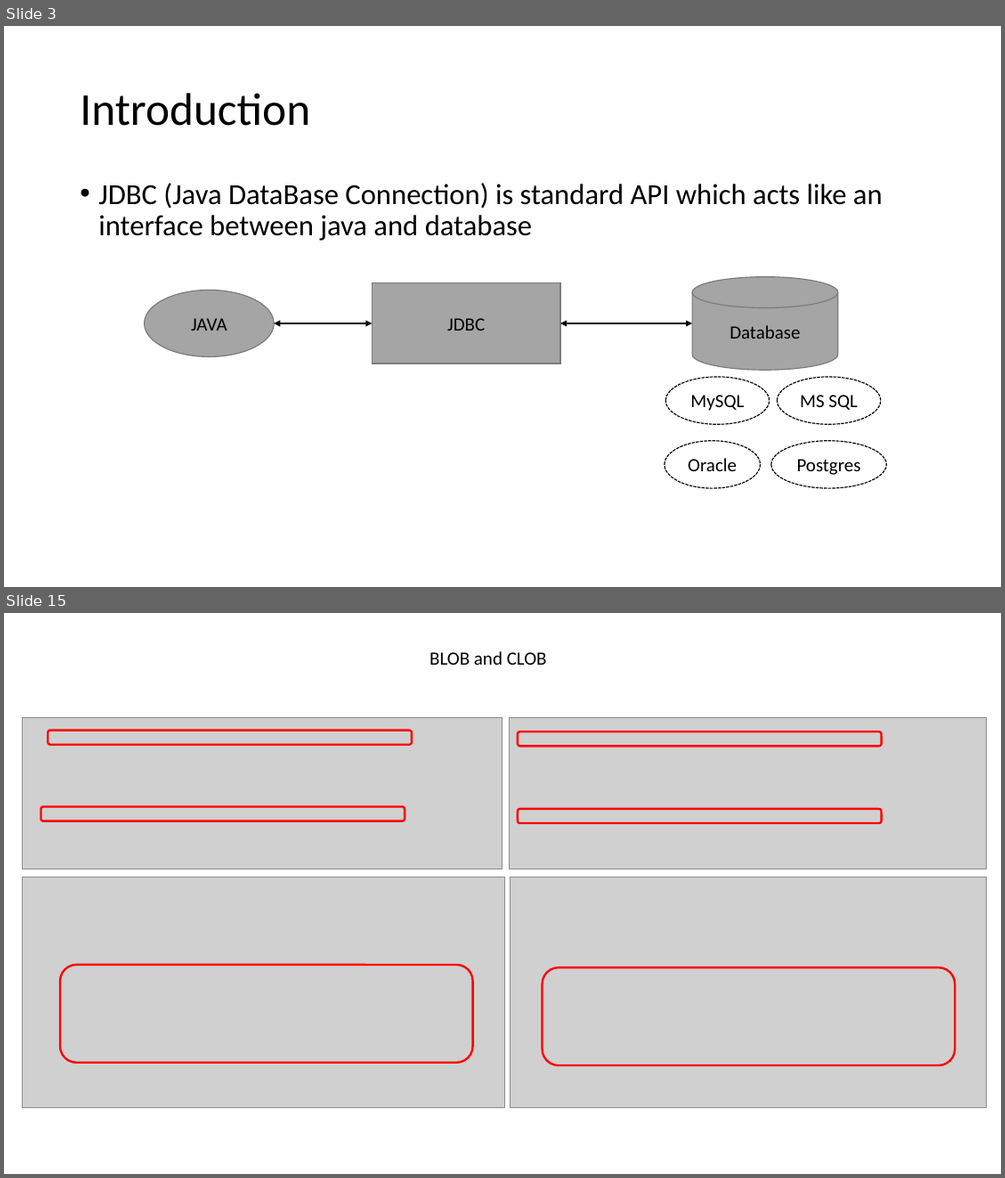
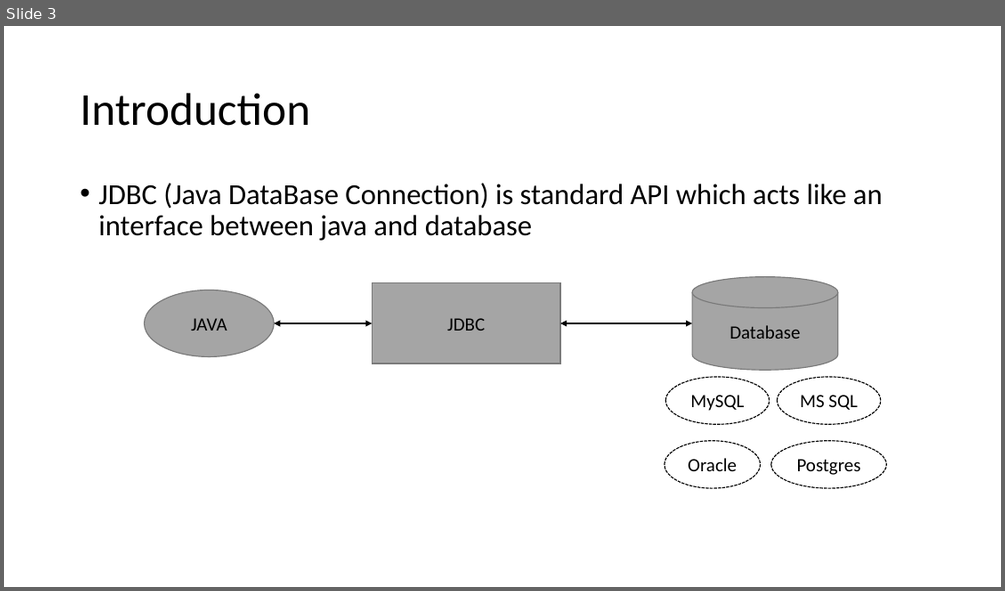
Before and after one commit to psp2108/JDBC_demo, a slide deck: JDBC_PPT/JDBC.pptx. Shown one above the other, each under a label of ours: slides 3 and 15 before the commit, slide 3 after it; the slides between them are not shown. The pictures are 1005x1178 and 1005x591 pixels, drawn with LibreOffice and Linux fonts; fonts in the diff are those of the drawing; grey boxes stand for pictures. Boxes give left, top, right and bottom in pixels: in the first picture for what was removed or moved away, otherwise in the second. Text is boxed around its words. In the diff, an @@ line names an element or a change of style, - is before the commit and + after.

```diff
--- a/JDBC_PPT/JDBC.pptx
+++ b/JDBC_PPT/JDBC.pptx
@@ slide 15 removed at <box>4,613,1001,1174</box>, background #FFFFFF @@
@@ text removed at <box>429,651,547,665</box> @@
-BLOB and CLOB
@@ picture removed at <box>22,717,502,868</box> @@
@@ picture removed at <box>510,717,986,868</box> @@
@@ rounded rectangle removed at <box>48,730,413,745</box> @@
@@ rounded rectangle removed at <box>518,732,882,747</box> @@
@@ rounded rectangle removed at <box>40,807,404,821</box> @@
@@ rounded rectangle removed at <box>518,809,882,823</box> @@
@@ picture removed at <box>22,877,504,1108</box> @@
@@ picture removed at <box>510,877,986,1108</box> @@
@@ rounded rectangle removed at <box>60,965,473,1062</box> @@
@@ rounded rectangle removed at <box>542,967,955,1065</box> @@
```
Also in this commit, not shown: 12 slides changed, 4 slides added, 2 other slides removed.
